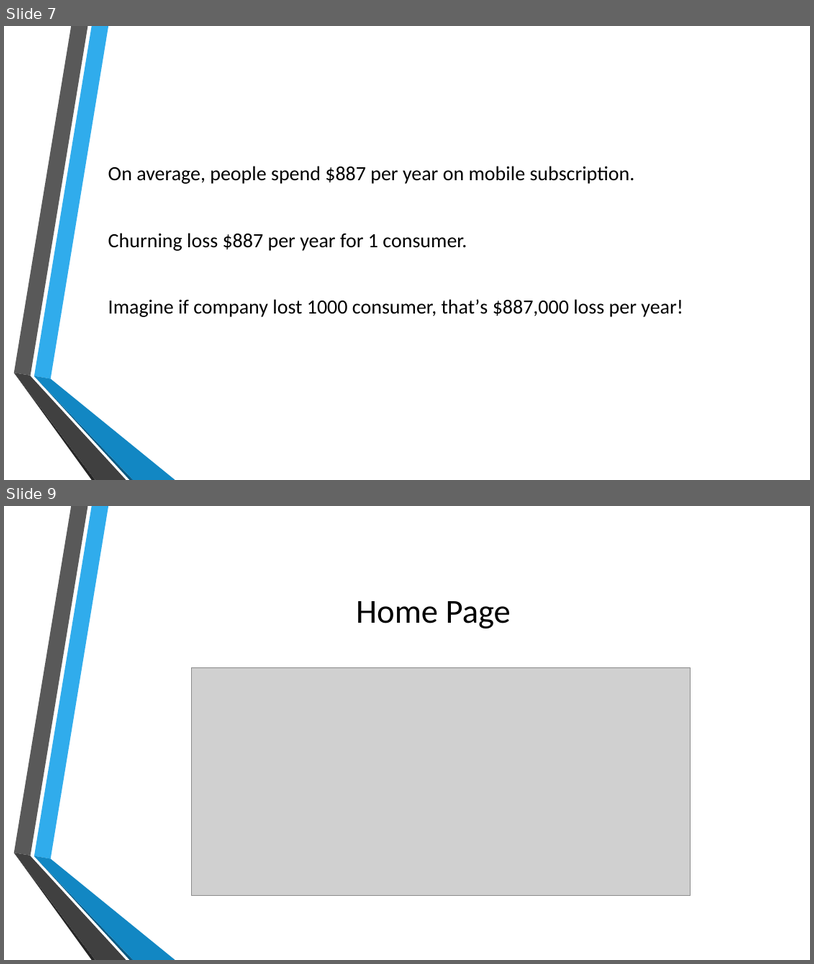
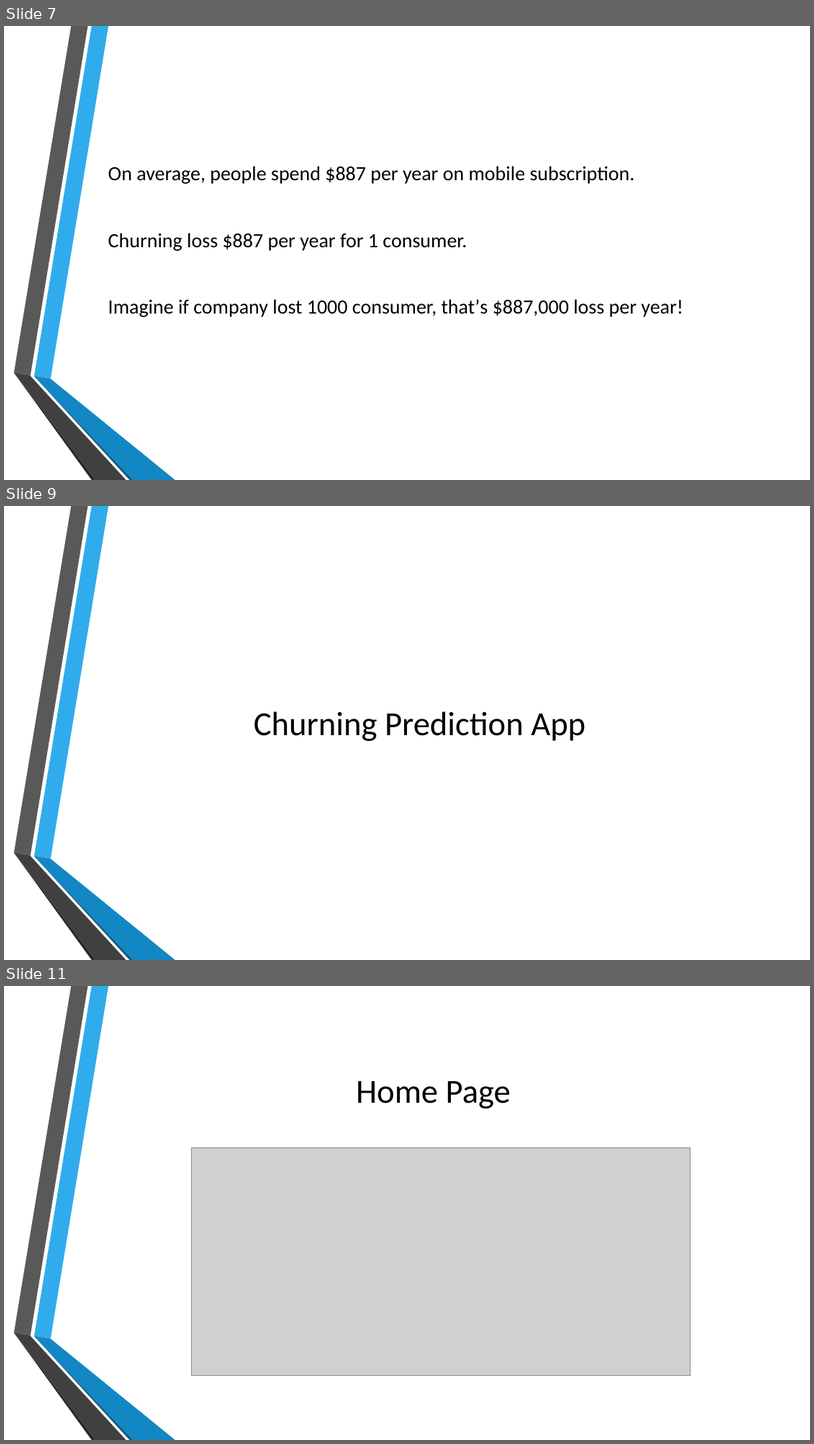
Before and after one commit to christianelbert/final-project-churn, a slide deck: final_project.pptx. Shown one above the other, each under a label of ours: slides 7 and 9 before the commit, slides 7, 9 and 11 after it; the slides between them are not shown. The pictures are 814x964 and 814x1444 pixels, drawn with LibreOffice and Linux fonts; fonts in the diff are those of the drawing; grey boxes stand for pictures; background and template pictures are left out. Boxes give left, top, right and bottom in pixels: in the first picture for what was removed or moved away, otherwise in the second. Text is boxed around its words. In the diff, an @@ line names an element or a change of style, - is before the commit and + after.

```diff
--- a/final_project.pptx
+++ b/final_project.pptx
@@ slide 9 added at <box>4,506,810,960</box>, background picture (left out); not listed: 6 template elements that a slide beside it also shows @@
@@ title added at <box>254,711,586,741</box>, 40 pt, text #000000 @@
+Churning Prediction App
@@ what was slide 9 is now slide 11 @@
```
Also in this commit, not shown: 1 slide changed, 1 other slide added.
